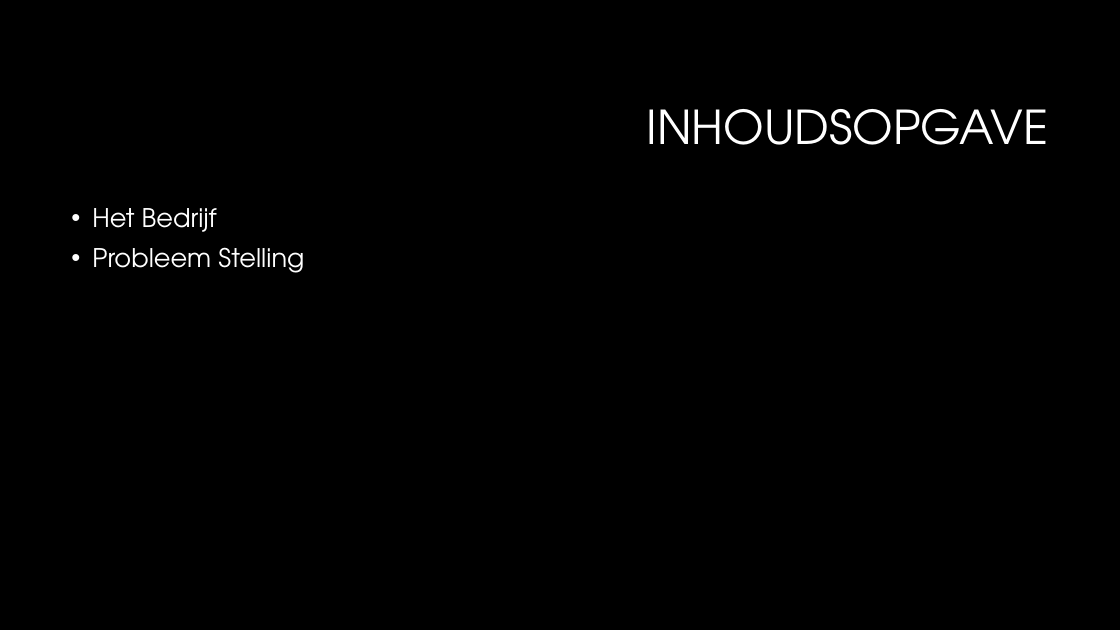
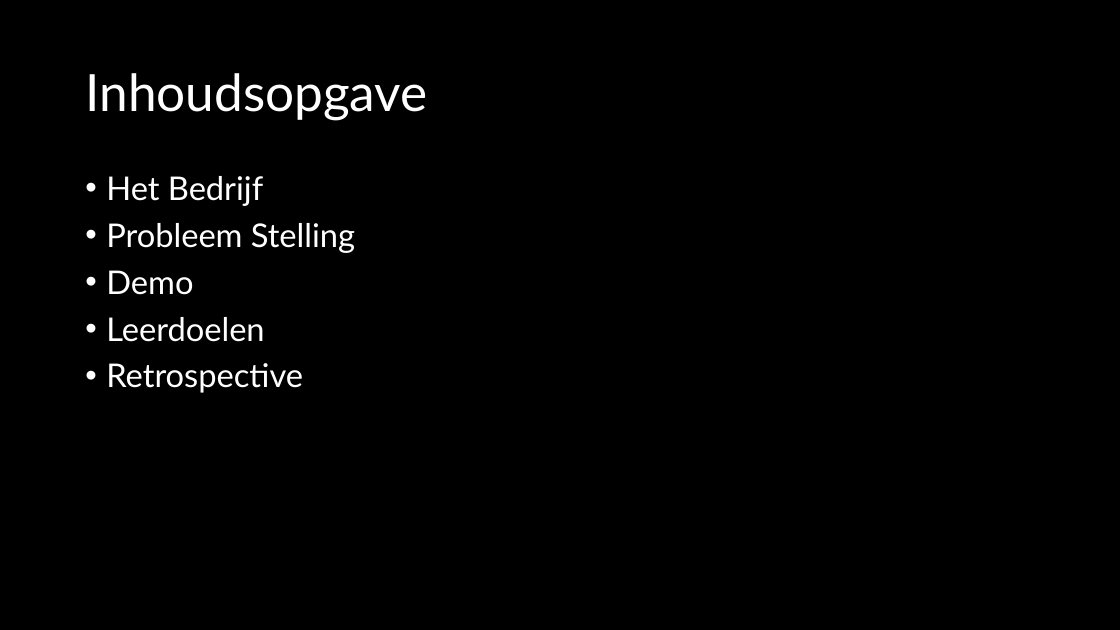
Before and after one commit to TomHeij/Project5-6, a slide deck: slide 2 of Opleverset_Project_5-6/Manage_&_Control/50% Presentatie.pptx. Drawn at 1120x630 pixels with LibreOffice and Linux fonts; fonts in the diff are those of the drawing; background and template pictures are left out. Boxes give left, top, right and bottom in pixels: in the first picture for what was removed or moved away, otherwise in the second. Text is boxed around its words. In the diff, an @@ line names an element or a change of style, - is before the commit and + after.

```diff
--- a/Opleverset_Project_5-6/Manage_&_Control/50% Presentatie.pptx
+++ b/Opleverset_Project_5-6/Manage_&_Control/50% Presentatie.pptx
@@ title at bbox=[85, 73, 427, 120]: text changed; size 40 to 44 pt; font TeX Gyre Adventor to Lato @@
-INHOUDSOPGAVE
+Inhoudsopgave
@@ text "Het Bedrijf": place and size @@
-text "Het Bedrijf" at bbox=[92, 208, 304, 273]
+text "Het Bedrijf" at bbox=[106, 176, 355, 393]
@@ text at bbox=[106, 176, 355, 253]: size 22 to 28 pt, font TeX Gyre Adventor to Lato in "Het Bedrijf", "Probleem Stelling" @@
@@ text at bbox=[106, 270, 303, 393]: paragraphs added @@
+• Demo
+• Leerdoelen
+• Retrospective
```
Also in this commit, not shown: 5 other slides changed, 3 slides added, 1 slide removed.
